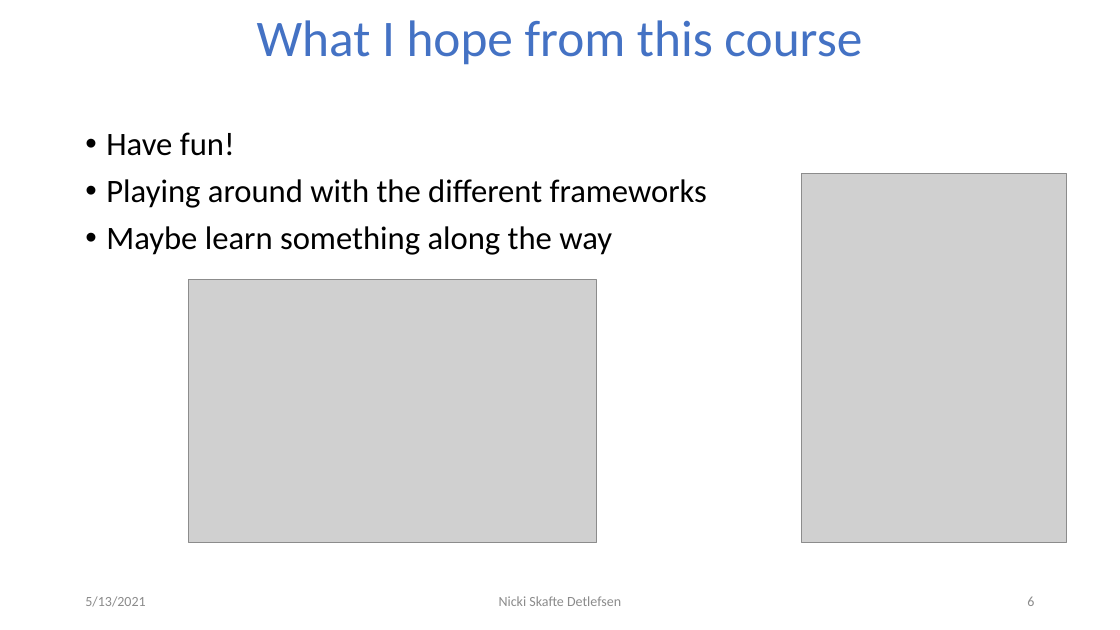
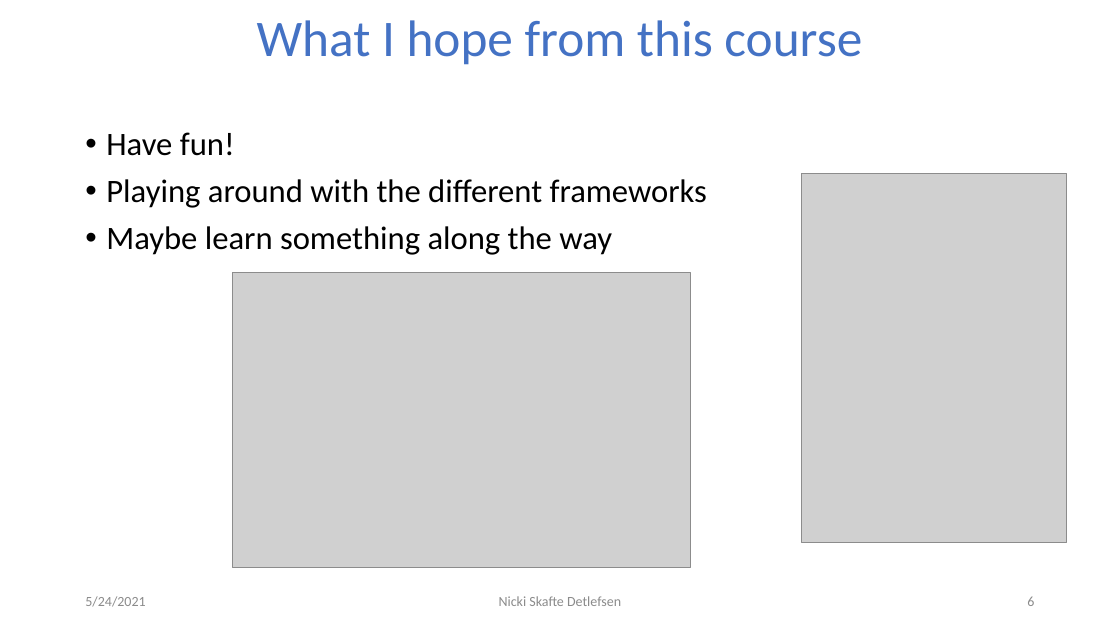
Before and after one commit to DeepEasterbunny/dtu_mlops, a slide deck: slide 6 of 01_introduction/How_autodiff_changed_the_world.pptx. Drawn at 1120x630 pixels with LibreOffice and Linux fonts; fonts in the diff are those of the drawing; grey boxes stand for pictures; background and template pictures are left out. Boxes give left, top, right and bottom in pixels: in the first picture for what was removed or moved away, otherwise in the second. Text is boxed around its words. In the diff, an @@ line names an element or a change of style, - is before the commit and + after.

```diff
--- a/01_introduction/How_autodiff_changed_the_world.pptx
+++ b/01_introduction/How_autodiff_changed_the_world.pptx
@@ picture: place and size @@
-picture at box(188, 280, 597, 543)
+picture at box(233, 272, 691, 567)
@@ text at box(85, 596, 145, 607): text changed @@
-5/13/2021
+5/24/2021
```
Also in this commit, not shown: 13 other slides changed, 1 slide added, 6 other files.
